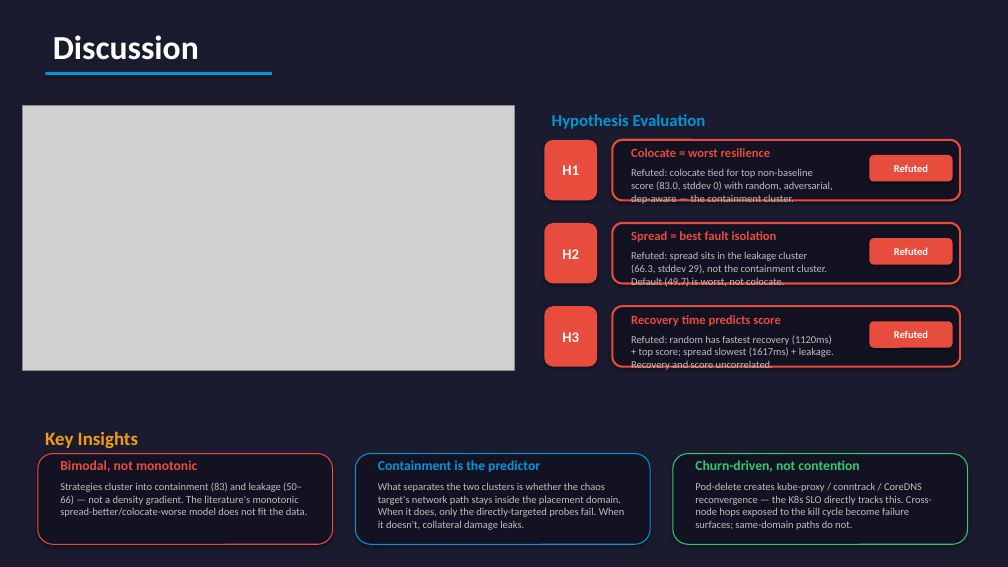
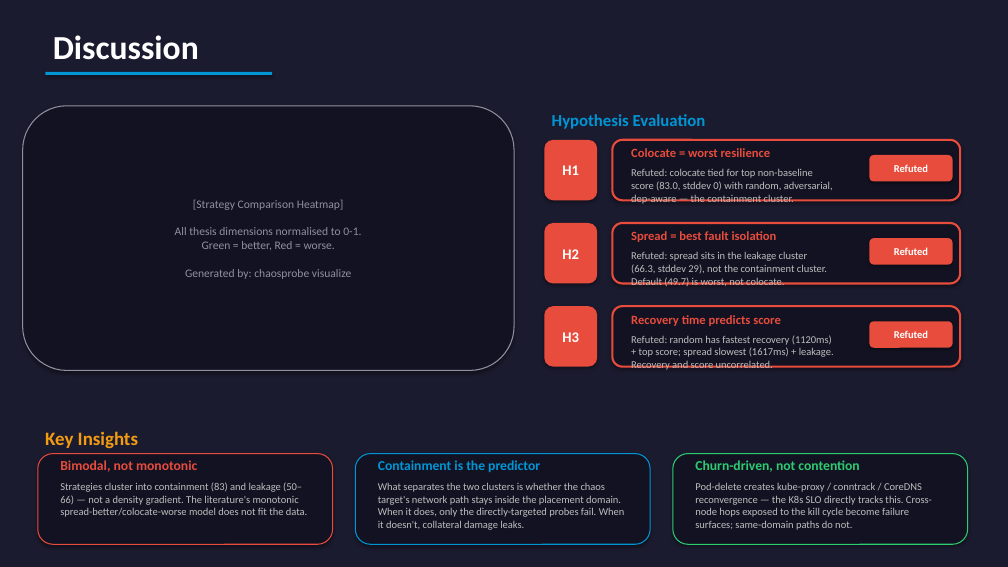
Before and after one commit to yhu02/uva-msc-thesis, a slide deck: slide 12 of ChaosProbe_Presentation.pptx. Drawn at 1008x567 pixels with LibreOffice and Linux fonts; fonts in the diff are those of the drawing; grey boxes stand for pictures. Boxes give left, top, right and bottom in pixels: in the first picture for what was removed or moved away, otherwise in the second. Text is boxed around its words. In the diff, an @@ line names an element or a change of style, - is before the commit and + after.

```diff
--- a/ChaosProbe_Presentation.pptx
+++ b/ChaosProbe_Presentation.pptx
@@ picture removed at bbox=[23, 106, 514, 371] @@
@@ rounded rectangle added at bbox=[23, 106, 514, 371], fill #121222, outline #9090A0 1 pt, 11 pt, text #9090A0 @@
+[Strategy Comparison Heatmap]
+All thesis dimensions normalised to 0-1.
+Green = better, Red = worse.
+Generated by: chaosprobe visualize
```
Also in this commit, not shown: 6 other slides changed, 1 slide added, 1 slide removed, 2 other files.
